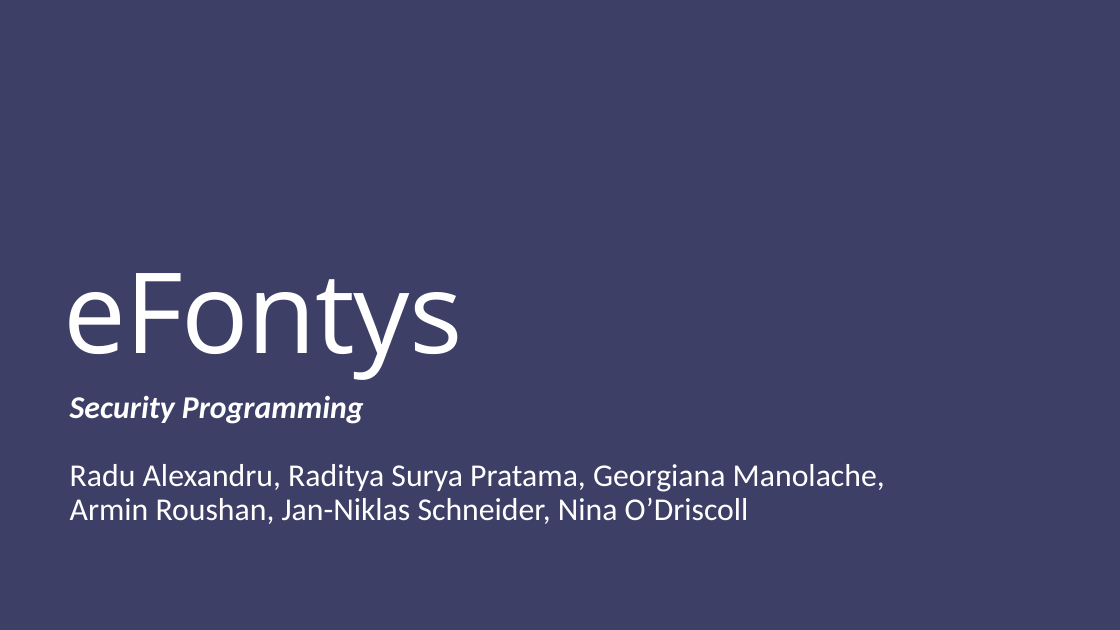
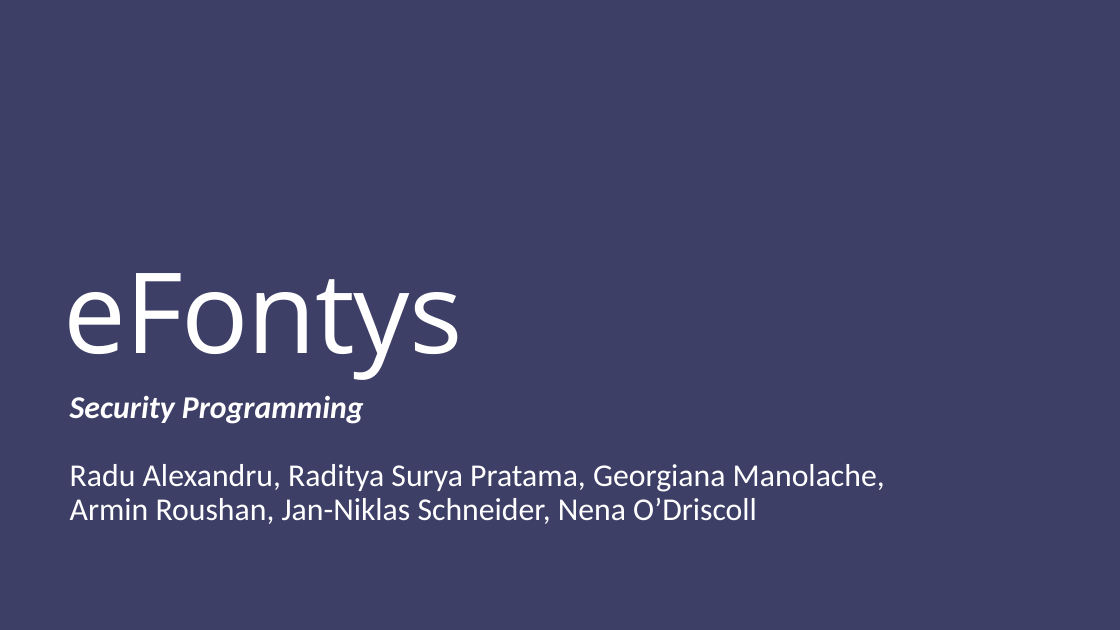
Before and after one commit to radityasurya/eFontys, a slide deck: slide 1 of Documentation/Final Presentation SePr.pptx. Drawn at 1120x630 pixels with LibreOffice and Linux fonts; fonts in the diff are those of the drawing. Boxes give left, top, right and bottom in pixels: in the first picture for what was removed or moved away, otherwise in the second. Text is boxed around its words. In the diff, an @@ line names an element or a change of style, - is before the commit and + after.

Commit message:
Name change

```diff
--- a/Documentation/Final Presentation SePr.pptx
+++ b/Documentation/Final Presentation SePr.pptx
@@ subtitle at [70, 464, 885, 524]: text changed @@
-Radu Alexandru, Raditya Surya Pratama, Georgiana Manolache, Armin Roushan, Jan-Niklas Schneider, Nina O’Driscoll
+Radu Alexandru, Raditya Surya Pratama, Georgiana Manolache, Armin Roushan, Jan-Niklas Schneider, Nena O’Driscoll
```
